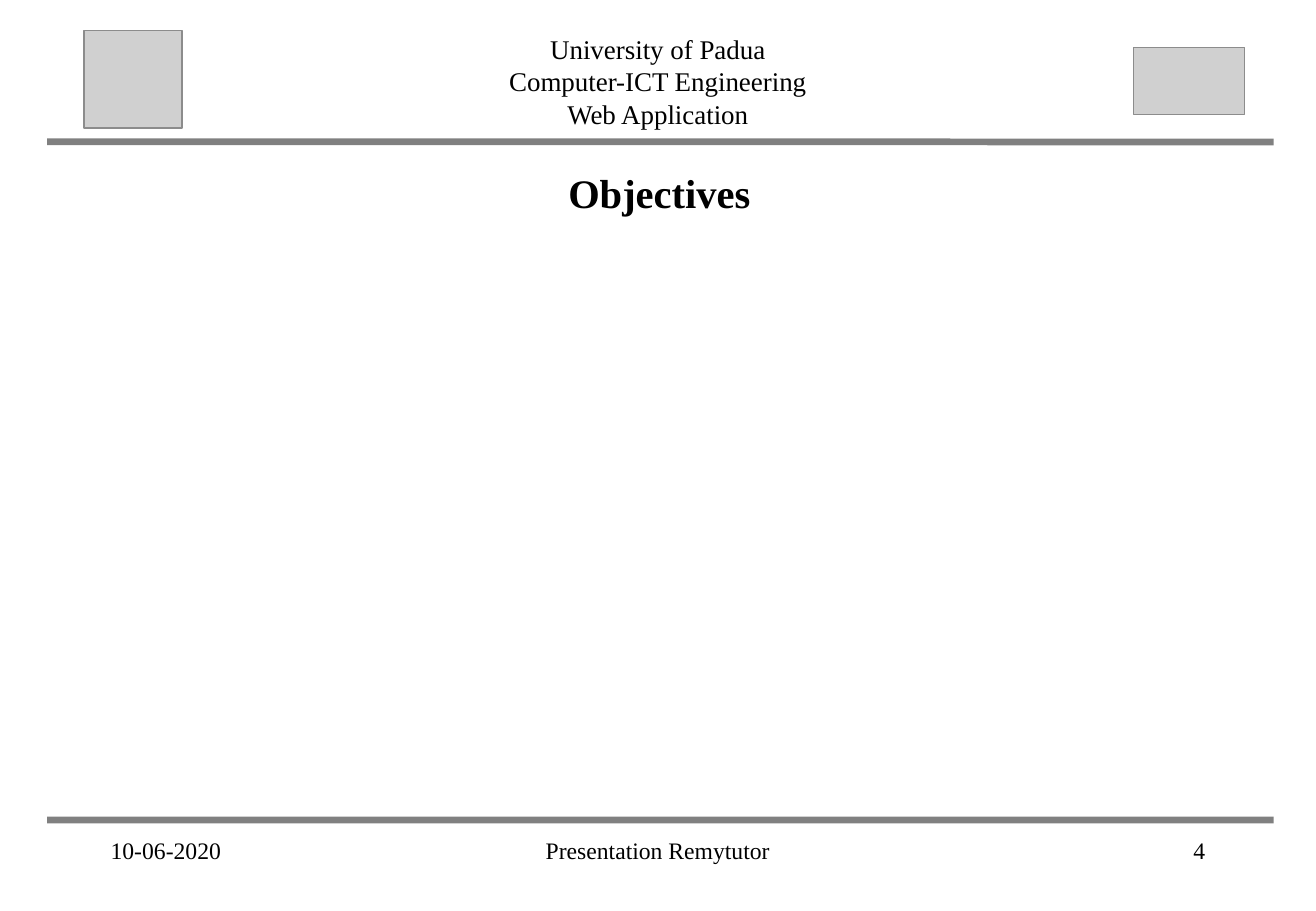
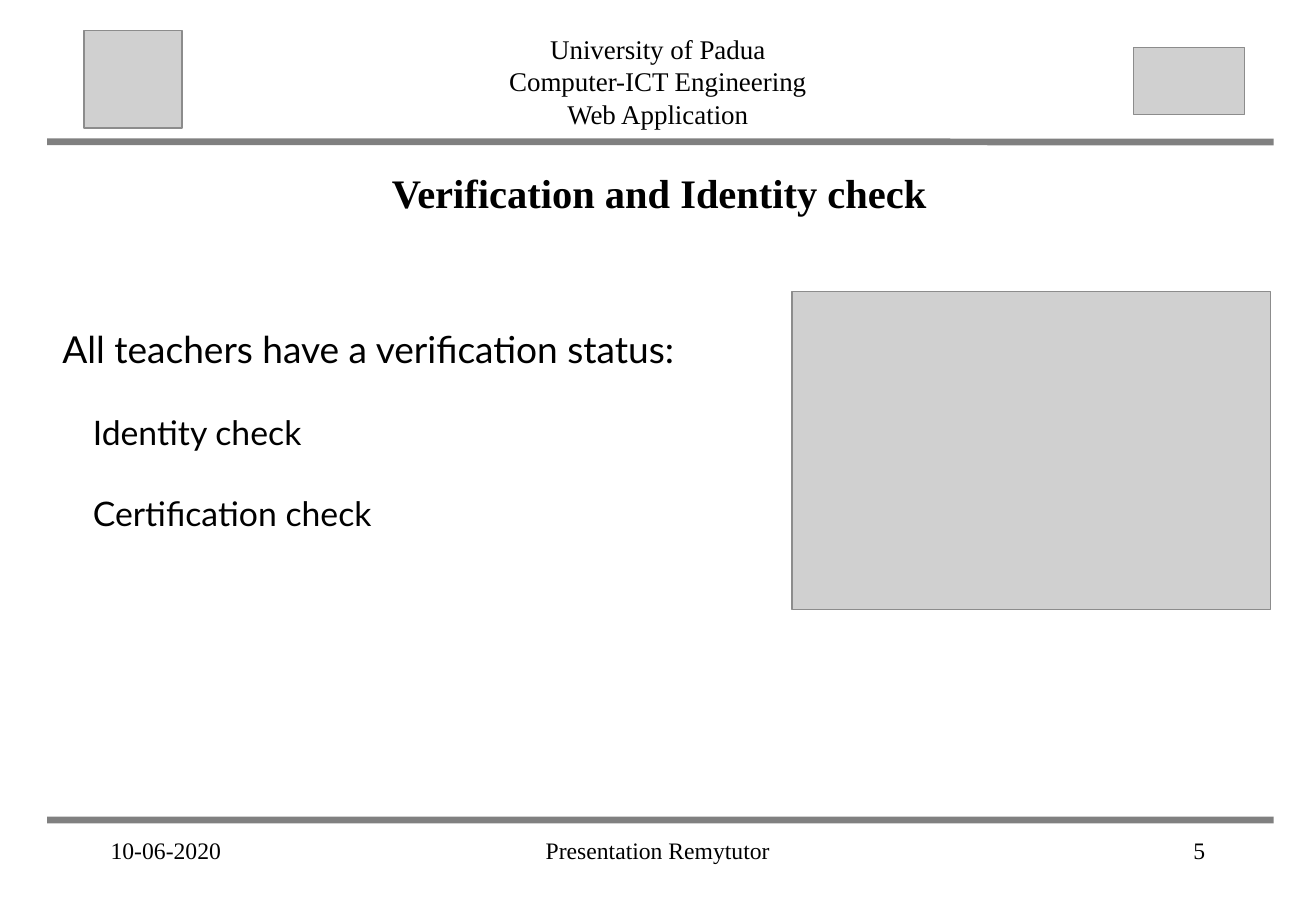
Before and after one commit to abahmadb/Web-Applications, a slide deck: slide 5 of HW2-RemuTutor-2019-2020 - Victor.ppt (slide 4 before the commit). Drawn at 1316x911 pixels with LibreOffice and Linux fonts; fonts in the diff are those of the drawing; grey boxes stand for pictures. Boxes give left, top, right and bottom in pixels: in the first picture for what was removed or moved away, otherwise in the second. Text is boxed around its words. In the diff, an @@ line names an element or a change of style, - is before the commit and + after.

```diff
--- a/HW2-RemuTutor-2019-2020 - Victor.ppt
+++ b/HW2-RemuTutor-2019-2020 - Victor.ppt
@@ text added at <box>392,179,926,217</box>, 24 pt, text #000000, bold @@
+Verification and Identity check
@@ text removed at <box>568,180,750,217</box> @@
-Objectives
@@ picture added at <box>792,291,1270,609</box> @@
@@ text added at <box>62,335,674,527</box>, 22 pt, text #000000 @@
+All teachers have a verification status:
+❑ Identity check
+❑ Certification check
@@ page number at <box>1193,843,1205,860</box>: text changed @@
-4
+5
```
Also in this commit, not shown: 3 other slides changed, 3 slides removed, 3 other files.
